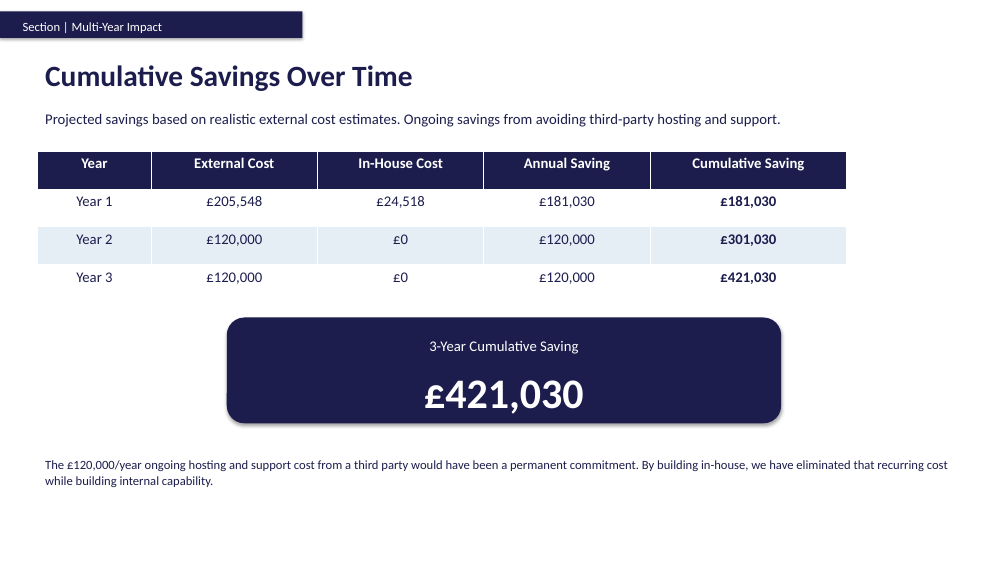
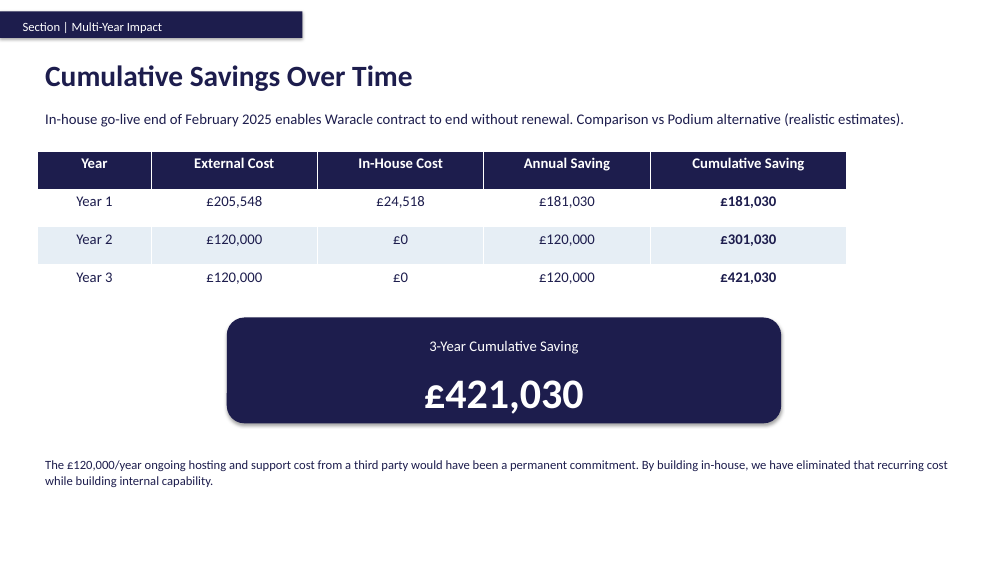
Before and after one commit to Pinger2024/roadmap-templates, a slide deck: slide 5 of Cost_Benefit_Analysis_Template.pptx. Drawn at 1008x567 pixels with LibreOffice and Linux fonts; fonts in the diff are those of the drawing. Boxes give left, top, right and bottom in pixels: in the first picture for what was removed or moved away, otherwise in the second. Text is boxed around its words. In the diff, an @@ line names an element or a change of style, - is before the commit and + after.

Commit message:
Added Waracle contract context

```diff
--- a/Cost_Benefit_Analysis_Template.pptx
+++ b/Cost_Benefit_Analysis_Template.pptx
@@ text at bbox=[45, 113, 904, 127]: text changed @@
-Projected savings based on realistic external cost estimates. Ongoing savings from avoiding third-party hosting and support.
+In-house go-live end of February 2025 enables Waracle contract to end without renewal. Comparison vs Podium alternative (realistic estimates).
```
Also in this commit, not shown: 3 other slides changed.
